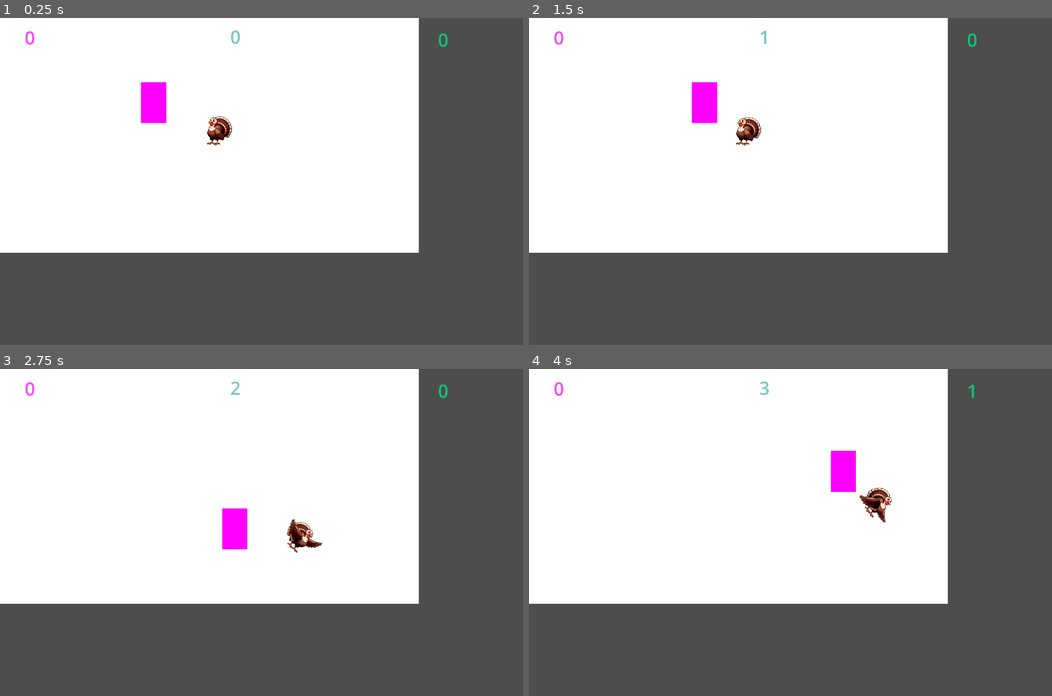
Above: before the commit, frames 1-4 (two rows, left to right).
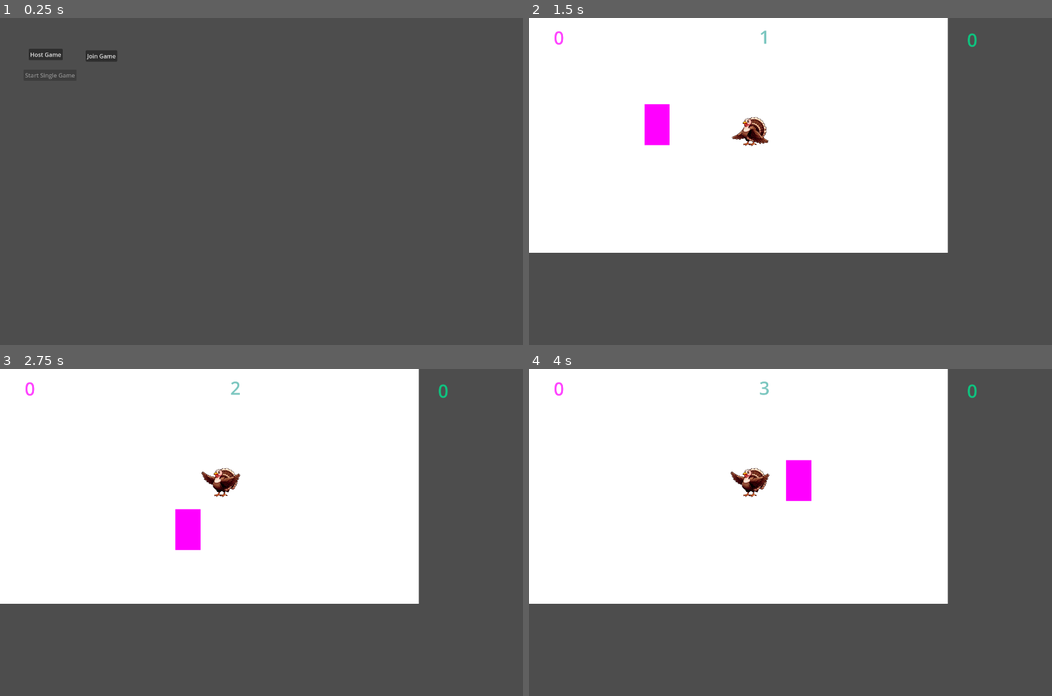
Above: after the commit, the same moments.

Repository: turkey-ball/turkey-ball
Game: Godot game, scene res://LukasZeugs/MP2/game.tscn
Two runs of this game, one before a commit and one after it. Both use one fixed random seed, a clock stepped at 60 frames per second and the inputs below. This scene is started directly instead of the project's main scene.
Inputs (mouse positions are in pixels of both pictures, inside the frame that each line leads up to):
- Up to frame 1 (0.25 s): no input
- Up to frame 2 (1.5 s): click (576, 53) at 0.5 s, where only the run after the commit has a clickable "Host Game"; hold Right (ui_right) from 1.28 s (still down)
- Up to frame 3 (2.75 s): release Right (ui_right) at 2.03 s; hold Down (ui_down) from 2.03 s (still down)
- Up to frame 4 (4 s): release Down (ui_down) at 2.78 s; hold Right (ui_right) 2.78-3.53 s; hold Up (ui_up) from 3.53 s (still down)

The runs differ from the first frame. In frame 1, 58% of the frame differs, in the area x 0-86%, y 0-72%; in frame 2, 1.6%; in frame 3, 2.0%; in frame 4, 2.0%.

Commit message:
Lukas MP2 - Alles außer turkey

Diff:
--- a/LukasZeugs/MP1/game.tscn
+++ b/LukasZeugs/MP1/game.tscn
@@ -45,7 +45,7 @@
 placeholder_text = "shjgdfhjsdgfhj"
 
 [node name="MultiplayerSpawner" type="MultiplayerSpawner" parent="."]
-_spawnable_scenes = PackedStringArray("res://LukasZeugs/player.tscn")
+_spawnable_scenes = PackedStringArray("res://LukasZeugs/MP1/player.tscn")
 spawn_path = NodePath("..")
 
 [connection signal="pressed" from="CanvasLayer/Host" to="." method="_on_host_pressed"]
--- /dev/null
+++ b/LukasZeugs/MP2/LKMPMenuTest.gd
@@ -0,0 +1,24 @@
+extends Control
+
+
+# Called when the node enters the scene tree for the first time.
+func _ready():
+	pass # Replace with function body.
+
+
+# Called every frame. 'delta' is the elapsed time since the previous frame.
+func _process(delta):
+	pass
+
+
+func _on_host_pressed():
+	$"../"._on_host_pressed()
+
+
+func _on_join_pressed():
+	$"../"._on_join_pressed()
+
+
+# Single Player Spiel starten??
+func _on_single_game_pressed():
+	pass # Replace with function body.
--- /dev/null
+++ b/LukasZeugs/MP2/LKMPMenuTest.tscn
@@ -0,0 +1,41 @@
+[gd_scene load_steps=2 format=3 uid="uid://bho77fpu7m2gc"]
+
+[ext_resource type="Script" path="res://LukasZeugs/MP2/LKMPMenuTest.gd" id="1_wnsym"]
+
+[node name="LkmpMenuTest" type="Control"]
+layout_mode = 3
+anchors_preset = 15
+anchor_right = 1.0
+anchor_bottom = 1.0
+grow_horizontal = 2
+grow_vertical = 2
+script = ExtResource("1_wnsym")
+
+[node name="Host" type="Button" parent="."]
+layout_mode = 0
+offset_left = 79.0
+offset_top = 85.0
+offset_right = 173.0
+offset_bottom = 116.0
+text = "Host Game"
+
+[node name="Join" type="Button" parent="."]
+layout_mode = 0
+offset_left = 236.0
+offset_top = 89.0
+offset_right = 323.0
+offset_bottom = 120.0
+text = "Join Game"
+
+[node name="SingleGame" type="Button" parent="."]
+layout_mode = 0
+offset_left = 65.0
+offset_top = 142.0
+offset_right = 211.0
+offset_bottom = 173.0
+disabled = true
+text = "Start Single Game"
+
+[connection signal="pressed" from="Host" to="." method="_on_host_pressed"]
+[connection signal="pressed" from="Join" to="." method="_on_join_pressed"]
+[connection signal="pressed" from="SingleGame" to="." method="_on_single_game_pressed"]
--- a/LukasZeugs/MP2/game.gd
+++ b/LukasZeugs/MP2/game.gd
@@ -8,8 +8,11 @@
 
 # Called when the node enters the scene tree for the first time.
 func _ready():
+	$Arena.hide()
+	$Ui.hide()
 	pass # Replace with function body.
 
+'''
 func _physics_process(_delta):
 	# Get the input direction and handle the movement/deceleration.
 	# As good practice, you should replace UI actions with custom gameplay actions.
@@ -25,10 +28,50 @@
 		$Arena/Player.velocity.y = 0
 
 	$Arena/Player.move_and_slide()
-
+'''
 
 func _on_arena_goal_hit(side):
 	if side == 'left':
 		$Ui.score_l += 1
 	elif side == 'right':
 		$Ui.score_r += 1
+
+### Multiplayer Logik ###
+var peer = ENetMultiplayerPeer.new()
+@export var player_scene : PackedScene
+
+func _on_host_pressed():
+	peer.create_server(1337)
+	multiplayer.multiplayer_peer = peer
+	multiplayer.peer_connected.connect(add_player)
+	add_player()
+	$LkmpMenuTest.hide()
+	$Arena.show()
+	$Ui.show()
+
+func _on_join_pressed():
+	peer.create_client("127.0.0.1", 1337)
+	multiplayer.multiplayer_peer = peer
+	$LkmpMenuTest.hide()
+	$Arena.show()
+	$Ui.show()
+
+func add_player(id = 1):
+	var player = player_scene.instantiate()
+	player.name = str(id)
+	player.myplayerid = id
+
+	print("Player added: " + str(id))
+	print("=> Player position: " + str(player.position) + ", VP-Size: " + str(get_viewport().size))
+	call_deferred("add_child", player)
+
+func exit_game(id):
+	multiplayer.peer_disconnected.connect(del_player)
+	del_player(id)
+
+func del_player(id):
+	rpc("_del_player", id)
+
+@rpc("any_peer", "call_local")
+func _del_player(id):
+	get_node(str(id)).queue_free()
--- a/LukasZeugs/MP2/game.tscn
+++ b/LukasZeugs/MP2/game.tscn
@@ -1,24 +1,36 @@
-[gd_scene load_steps=6 format=3 uid="uid://bv5500jqonpk8"]
+[gd_scene load_steps=7 format=3 uid="uid://bv5500jqonpk8"]
 
 [ext_resource type="Script" path="res://LukasZeugs/MP2/game.gd" id="1_1eae4"]
 [ext_resource type="PackedScene" uid="uid://s36l2vrgxmdi" path="res://Scenes/arena.tscn" id="1_goens"]
 [ext_resource type="PackedScene" uid="uid://cpfxhrak2cyuc" path="res://Scenes/UI.tscn" id="2_3fona"]
-[ext_resource type="PackedScene" uid="uid://dsilfbvb5t08r" path="res://Scenes/player.tscn" id="2_so3og"]
+[ext_resource type="PackedScene" uid="uid://w8tt1k2xdja3" path="res://LukasZeugs/MP2/player.tscn" id="2_g2tch"]
 [ext_resource type="PackedScene" uid="uid://x233w78trjqi" path="res://Scenes/turkey.tscn" id="3_itfda"]
+[ext_resource type="PackedScene" uid="uid://bho77fpu7m2gc" path="res://LukasZeugs/MP2/LKMPMenuTest.tscn" id="6_21x1v"]
 
 [node name="Game" type="Node"]
 script = ExtResource("1_1eae4")
+player_scene = ExtResource("2_g2tch")
 
 [node name="Arena" parent="." instance=ExtResource("1_goens")]
-
-[node name="Player" parent="Arena" instance=ExtResource("2_so3og")]
-position = Vector2(423, 233)
-scale = Vector2(0.48, 0.48)
 
 [node name="Turkey" parent="Arena" instance=ExtResource("3_itfda")]
 position = Vector2(610, 309)
 gravity_scale = 0.0
 
+[node name="SpawnPoints" type="Node2D" parent="Arena"]
+
+[node name="SP1" type="Node2D" parent="Arena/SpawnPoints"]
+position = Vector2(290, 291)
+
+[node name="SP2" type="Node2D" parent="Arena/SpawnPoints"]
+position = Vector2(908, 306)
+
 [node name="Ui" parent="." instance=ExtResource("2_3fona")]
 
+[node name="LkmpMenuTest" parent="." instance=ExtResource("6_21x1v")]
+
+[node name="MultiplayerSpawner" type="MultiplayerSpawner" parent="."]
+_spawnable_scenes = PackedStringArray("res://LukasZeugs/MP2/player.tscn")
+spawn_path = NodePath("..")
+
 [connection signal="goal_hit" from="Arena" to="." method="_on_arena_goal_hit"]
--- a/LukasZeugs/MP2/player.gd
+++ b/LukasZeugs/MP2/player.gd
@@ -1,5 +1,4 @@
 extends CharacterBody2D
-
 
 # Get the gravity from the project settings to be synced with RigidBody nodes.
 var gravity = ProjectSettings.get_setting("physics/2d/default_gravity")
@@ -16,3 +15,43 @@
 # https://www.youtube.com/watch?v=M0LJ9EsS_Ak
 #func _ready():
 #	cam.current = is_multiplayer_authority()
+
+### Multiplayer ###
+@export var myplayerid:int
+func _ready():
+	#get_node("AnimatedSprite2D").play("default")
+
+	# Problem "gelöst". So kann er die Spawnpunkte abfangen und setzen.
+	var sp1 = $"../"/Arena/SpawnPoints/SP1
+	var sp2 = $"../"/Arena/SpawnPoints/SP2
+
+	if myplayerid == 1:
+		position = sp1.position
+	else: # id = 0??
+		position = sp2.position
+
+### Controller ###
+# INFO: Spieler werden durch mein Script mit IDs hinzugefügt, daher kann die
+# Steuerung nicht in game.gd liegen.
+
+const SPEED = 300.0
+const JUMP_VELOCITY = -400.0
+
+func _physics_process(_delta):
+	if !is_multiplayer_authority():
+		return
+
+	# Get the input direction and handle the movement/deceleration.
+	# As good practice, you should replace UI actions with custom gameplay actions.
+	var direction_horizontal = Input.get_axis("ui_left", "ui_right")
+	var direction_vertical = Input.get_axis("ui_up", "ui_down")
+	if direction_horizontal:
+		velocity.x = direction_horizontal * SPEED
+	else:
+		velocity.x = 0
+	if direction_vertical:
+		velocity.y = direction_vertical * SPEED
+	else:
+		velocity.y = 0
+
+	move_and_slide()
--- a/LukasZeugs/MP2/player.tscn
+++ b/LukasZeugs/MP2/player.tscn
@@ -16,6 +16,7 @@
 properties/1/replication_mode = 1
 
 [node name="Player" type="CharacterBody2D"]
+scale = Vector2(0.48, 0.48)
 script = ExtResource("1_4ur7a")
 
 [node name="Sprite2D" type="Sprite2D" parent="."]
--- a/LukasZeugs/MP2/turkey.tscn
+++ b/LukasZeugs/MP2/turkey.tscn
@@ -271,6 +271,9 @@
 properties/1/path = NodePath(".:rotation")
 properties/1/spawn = true
 properties/1/replication_mode = 1
+properties/2/path = NodePath(".:linear_velocity")
+properties/2/spawn = true
+properties/2/replication_mode = 1
 
 [node name="Turkey" type="RigidBody2D"]
 script = ExtResource("1_ltaqm")
--- a/Scenes/UI.tscn
+++ b/Scenes/UI.tscn
@@ -33,6 +33,7 @@
 label_settings = SubResource("LabelSettings_ku1yl")
 
 [node name="ScoreR" type="Label" parent="."]
+layout_mode = 0
 offset_left = 1206.0
 offset_top = 25.0
 offset_right = 1399.0
--- a/Scripts/turkey.gd
+++ b/Scripts/turkey.gd
@@ -81,7 +81,7 @@
 
 func _on_area_2d_body_entered(body:Node2D):
 	print(body)
-	if body.name == "Player":
+	if body.name == "Player"|| typeof(CharacterBody2D) :
 		linear_velocity = Vector2(0,0)
 		var new_direction = position - body.position
 		linear_velocity = new_direction
Not shown: 1 places in LukasZeugs/MP2/menu.tscn that only renumber resources
